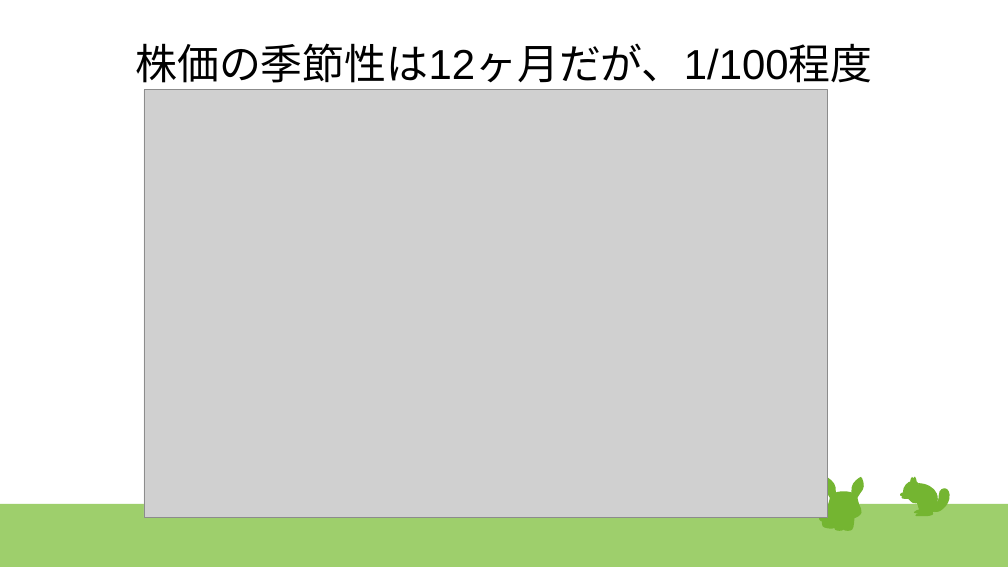
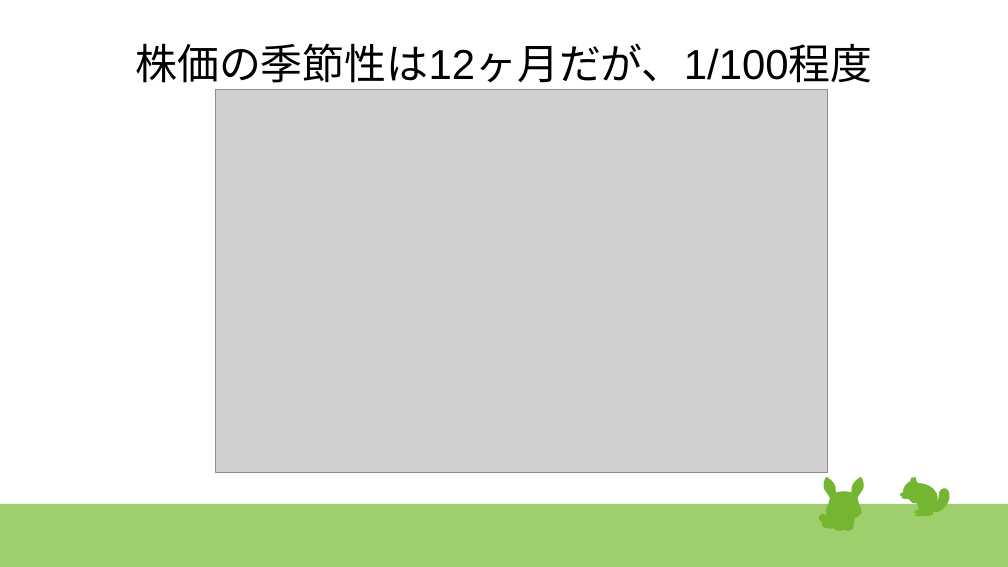
Before and after one commit to kawagashira/deepcraft, a slide deck: slide 5 of time_series/time_series.pptx. Drawn at 1008x567 pixels with LibreOffice and Linux fonts; fonts in the diff are those of the drawing; grey boxes stand for pictures. Boxes give left, top, right and bottom in pixels: in the first picture for what was removed or moved away, otherwise in the second. Text is boxed around its words. In the diff, an @@ line names an element or a change of style, - is before the commit and + after.

```diff
--- a/time_series/time_series.pptx
+++ b/time_series/time_series.pptx
@@ picture resized from (x1=144, y1=90, x2=828, y2=517) to (x1=216, y1=90, x2=828, y2=472) @@
@@ outline redrawn in 3 elements at (x1=822, y1=513, x2=836, y2=529), (x1=826, y1=491, x2=862, y2=520), (x1=820, y1=514, x2=827, y2=522) @@
```
Also in this commit, not shown: 6 other slides changed, 3 slides added, 2 other files.
